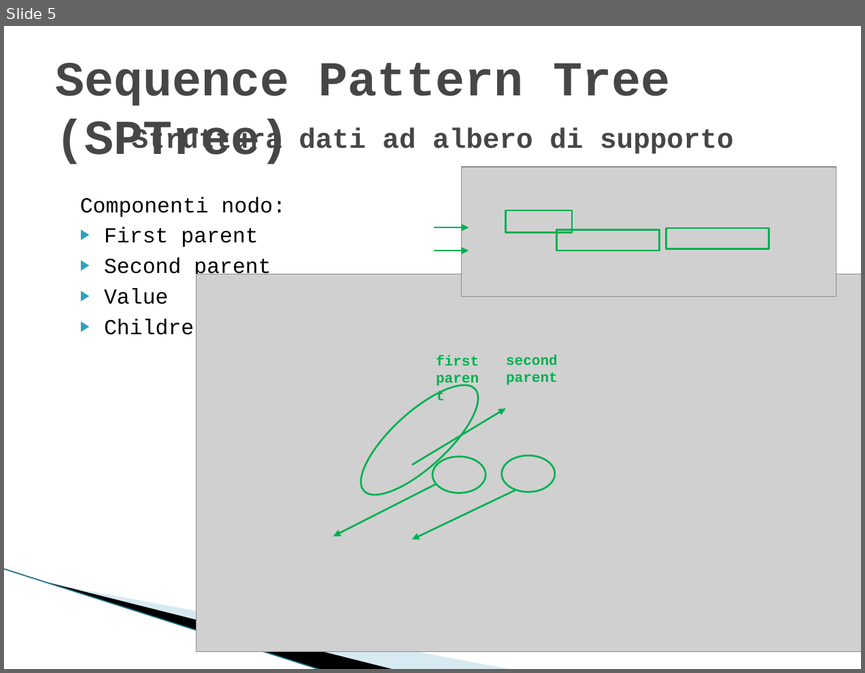
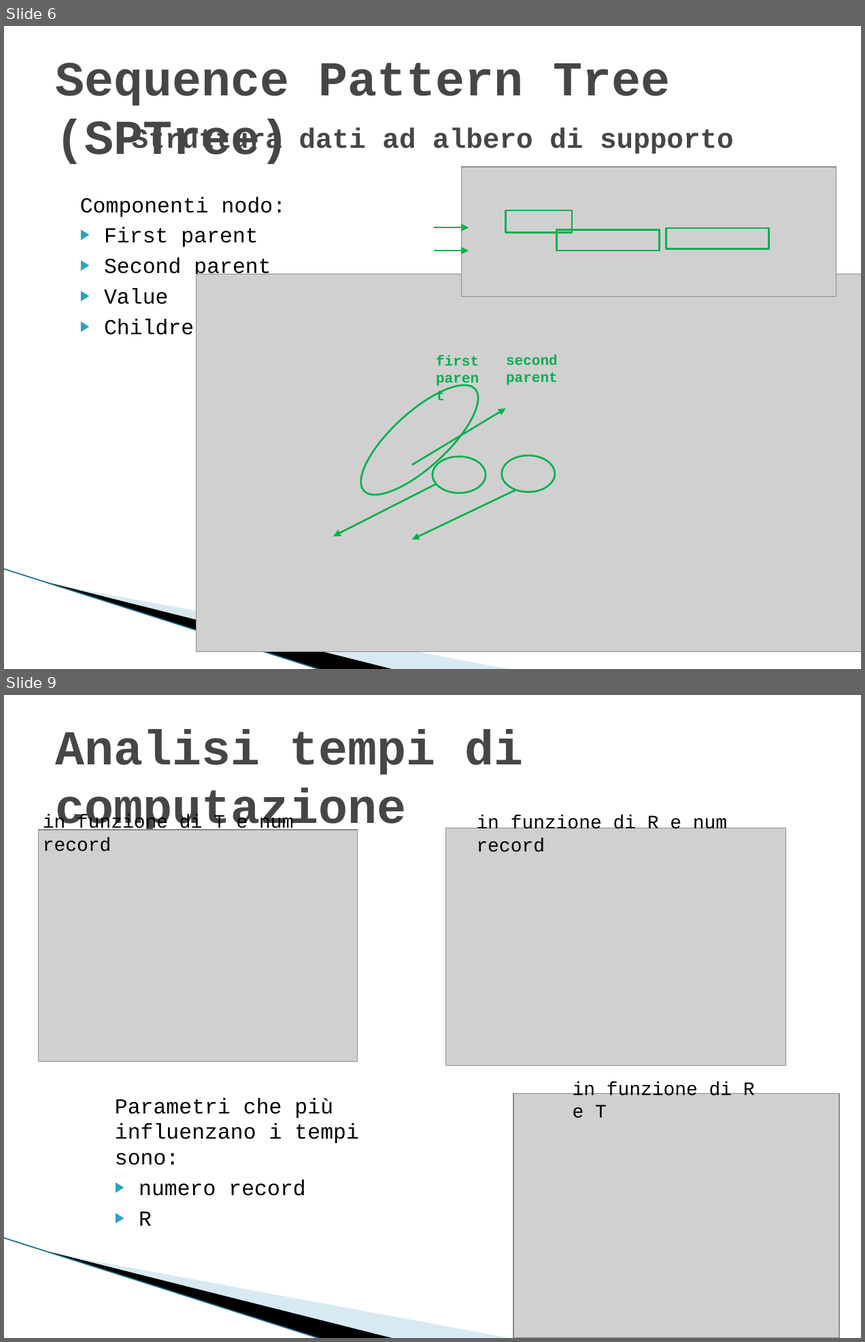
Before and after one commit to fedelux3/Bachelor-Thesis, a slide deck: presentazione.pptx. Shown one above the other, each under a label of ours: slide 5 before the commit, slides 6 and 9 after it; the slides between them are not shown. The pictures are 865x673 and 865x1342 pixels, drawn with LibreOffice and Linux fonts; fonts in the diff are those of the drawing; grey boxes stand for pictures; background and template pictures are left out. Boxes give left, top, right and bottom in pixels: in the first picture for what was removed or moved away, otherwise in the second. Text is boxed around its words. In the diff, an @@ line names an element or a change of style, - is before the commit and + after.

```diff
--- a/presentazione.pptx
+++ b/presentazione.pptx
@@ slide 9 added at [4,695,861,1338], background #FFFFFF; not listed: 3 template elements that a slide beside it also shows @@
@@ title added at [55,730,524,836], 41 pt, text #464646, bold @@
+Analisi tempi di computazione
@@ text added at [43,815,293,851], 16 pt, text #000000 @@
+in funzione di T e num record
@@ text added at [477,815,727,852], 16 pt, text #000000 @@
+in funzione di R e num record
@@ picture added at [38,830,357,1061] @@
@@ picture added at [446,828,786,1065] @@
@@ text added at [572,1081,755,1118], 16 pt, text #000000 @@
+in funzione di R e T
@@ text added at [115,1098,359,1225], 18 pt, text #000000 @@
+Parametri che più influenzano i tempi sono:
+▶ numero record
+▶ R
@@ picture added at [513,1093,838,1338] @@
@@ what was slide 5 is now slide 6 @@
```
Also in this commit, not shown: 2 slides changed, 3 other slides added, 1 slide removed.
